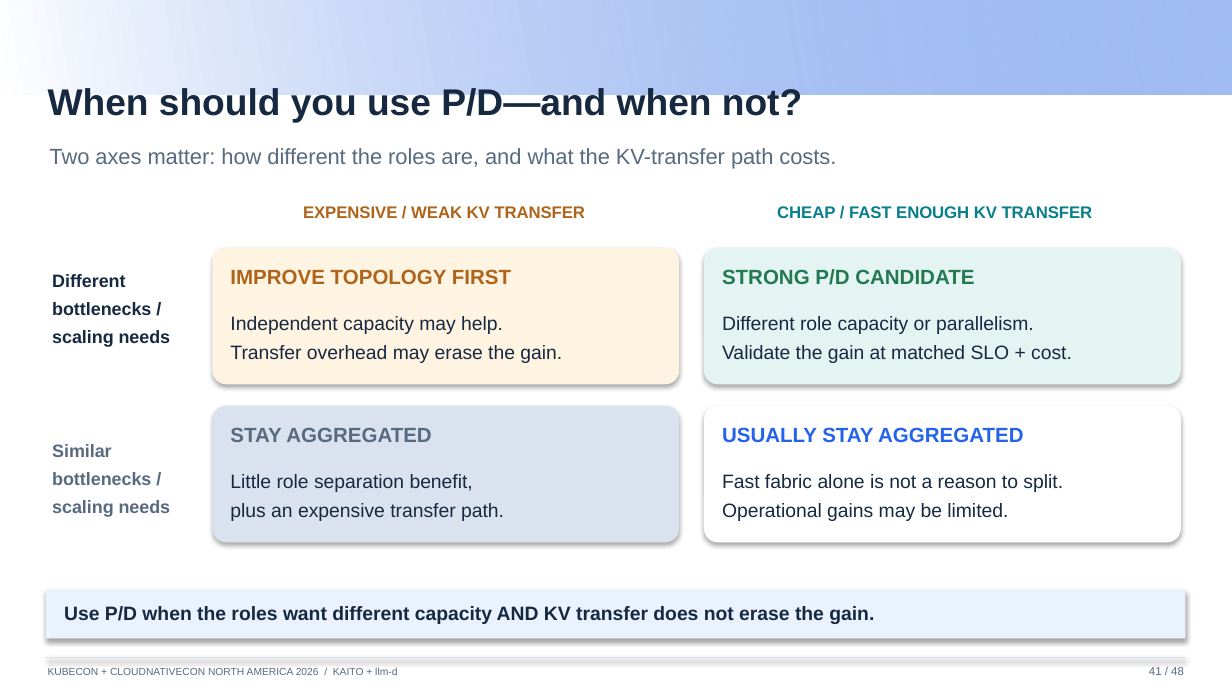
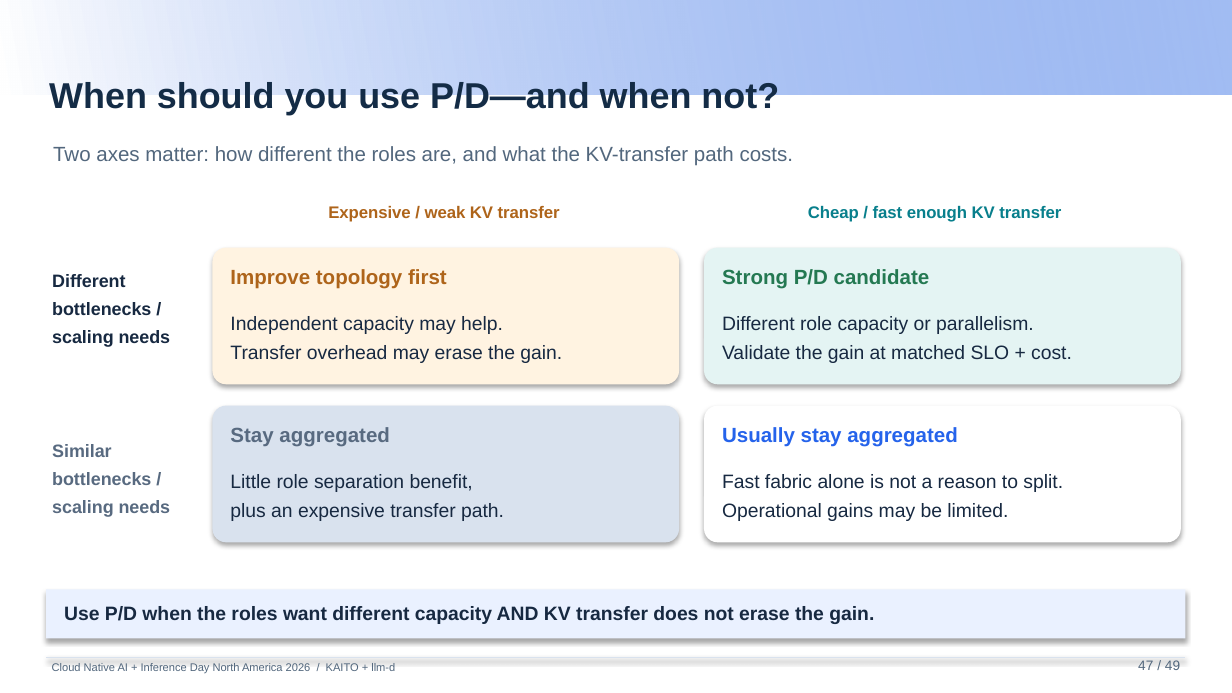
Before and after one commit to andyzhangx/demo, a slide deck: slide 47 of llm/pd-disaggregation/kubecon-na-2026-pd-disaggregation-kaito-llmd.pptx. Drawn at 1232x693 pixels with LibreOffice and Linux fonts; fonts in the diff are those of the drawing; background and template pictures are left out. Boxes give left, top, right and bottom in pixels: in the first picture for what was removed or moved away, otherwise in the second. Text is boxed around its words. In the diff, an @@ line names an element or a change of style, - is before the commit and + after.

```diff
--- a/llm/pd-disaggregation/kubecon-na-2026-pd-disaggregation-kaito-llmd.pptx
+++ b/llm/pd-disaggregation/kubecon-na-2026-pd-disaggregation-kaito-llmd.pptx
@@ text "When should you use P/D—and ..." at (49,82,779,115): size 21.8 to 21 pt, text colour #172941 to #142C46 @@
@@ text "Two axes matter: how different ..." at (53,146,794,166): size 12.8 to 12 pt, text colour #586A80 to #52677D @@
@@ text at (328,206,560,222): text changed @@
-EXPENSIVE / WEAK KV TRANSFER
+Expensive / weak KV transfer
@@ text at (808,206,1061,222): text changed @@
-CHEAP / FAST ENOUGH KV TRANSFER
+Cheap / fast enough KV transfer
@@ text at (230,269,447,289): text changed @@
-IMPROVE TOPOLOGY FIRST
+Improve topology first
@@ text at (722,269,930,289): text changed @@
-STRONG P/D CANDIDATE
+Strong P/D candidate
@@ text at (230,427,389,447): text changed @@
-STAY AGGREGATED
+Stay aggregated
@@ text at (722,427,957,447): text changed @@
-USUALLY STAY AGGREGATED
+Usually stay aggregated
@@ text at (52,663,395,673): text changed; size 6 to 6.5 pt; text colour #586A80 to #52677D @@
-KUBECON + CLOUDNATIVECON NORTH AMERICA 2026 / KAITO + llm-d
+Cloud Native AI + Inference Day North America 2026 / KAITO + llm-d
@@ text added at (1138,660,1180,670), 8 pt, text #52677D @@
+47 / 49
@@ text removed at (1149,667,1184,675) @@
-41 / 48
```
Also in this commit, not shown: 40 other slides changed, 7 slides added, 7 slides removed.
